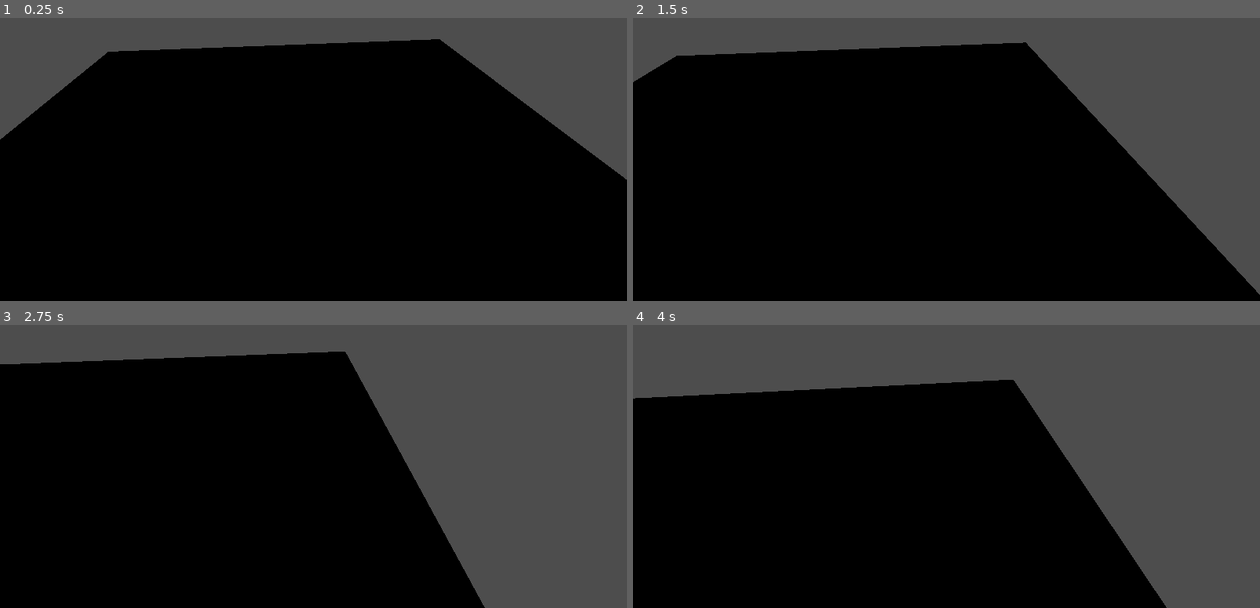
Above: before the commit, frames 1-4 (two rows, left to right).
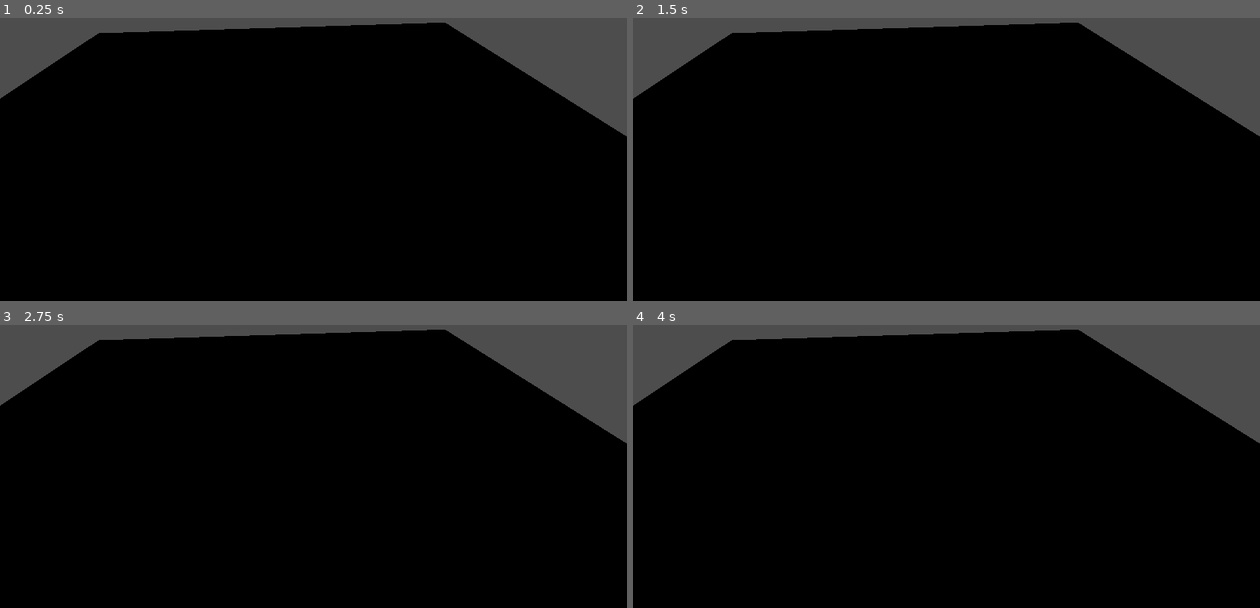
Above: after the commit, the same moments.

Repository: LBasil/baseX
Game: Godot game, scene res://node_3d.tscn
Two runs of this game, one before a commit and one after it. Both use one fixed random seed, a clock stepped at 60 frames per second and the inputs below.
Inputs:
- Up to frame 1 (0.25 s): no input
- Up to frame 2 (1.5 s): tap Enter at 0.5 s; hold Right (right) 0.53-1.28 s; hold Down (down) from 1.28 s (still down)
- Up to frame 3 (2.75 s): tap Space at 2 s; release Down (down) at 2.03 s; hold Right (right) from 2.03 s (still down)
- Up to frame 4 (4 s): release Right (right) at 2.78 s; hold Up (up) 2.78-3.53 s; hold Left (left) from 3.53 s (still down)

The runs differ from the first frame. In frame 1, 8.6% of the frame differs, in the area x 0-100%, y 1-58%; in frame 2, 17%; in frame 3, 32%; in frame 4, 32%, in the area x 0-100%, y 1-100%.

Commit message:
Start of multiplayer service

Diff:
--- /dev/null
+++ b/network_manager.gd
@@ -0,0 +1,64 @@
+extends Node
+
+const PORT = 4433
+const MAX_PLAYERS = 4
+var players = {}
+
+func _ready():
+	start_server()
+
+func start_server():
+	var peer = ENetMultiplayerPeer.new()
+	var error = peer.create_server(PORT, MAX_PLAYERS)
+	if error:
+		print("Erreur serveur : ", error)
+		return
+	multiplayer.multiplayer_peer = peer
+	multiplayer.peer_connected.connect(_on_peer_connected)
+	multiplayer.peer_disconnected.connect(_on_peer_disconnected)
+	print("Serveur démarré sur le port ", PORT)
+
+func start_client(ip):
+	var peer = ENetMultiplayerPeer.new()
+	var error = peer.create_client(ip, PORT)
+	if error:
+		print("Erreur client : ", error)
+		return
+	multiplayer.multiplayer_peer = peer
+	multiplayer.peer_connected.connect(_on_peer_connected)
+	multiplayer.peer_disconnected.connect(_on_peer_disconnected)
+	print("Client connecté à ", ip)
+	# Instancier le joueur local immédiatement
+	spawn_player(multiplayer.get_unique_id())
+
+func _on_peer_connected(id):
+	print("Joueur connecté : ", id, " sur ", "serveur" if multiplayer.is_server() else "client")
+	if multiplayer.is_server():
+		spawn_player(id)
+
+func _on_peer_disconnected(id):
+	print("Joueur déconnecté : ", id)
+	if players.has(id):
+		players[id].queue_free()
+		players.erase(id)
+
+func spawn_player(id):
+	print("Instanciation joueur ", id, " sur ", "serveur" if multiplayer.is_server() else "client")
+	var player_scene = load("res://player.tscn")
+	if player_scene == null:
+		print("Erreur : player.tscn non trouvé")
+		return
+	var player = player_scene.instantiate()
+	if player == null:
+		print("Erreur : instanciation échouée")
+		return
+	player.name = str(id)
+	player.position = Vector3(randi_range(-5, 5), 1.5, randi_range(-5, 5))
+	var root = get_tree().root.get_node("Node3D")
+	if root == null:
+		print("Erreur : Node3D non trouvé")
+		return
+	root.add_child(player)
+	print("Joueur ", id, " ajouté à la scène avec autorité ", id)
+	players[id] = player
+	player.set_multiplayer_authority(id)
--- a/node_3d.tscn
+++ b/node_3d.tscn
@@ -1,15 +1,7 @@
-[gd_scene load_steps=12 format=3 uid="uid://bo6qo3g466oxp"]
+[gd_scene load_steps=9 format=3 uid="uid://bo6qo3g466oxp"]
 
-[ext_resource type="Script" uid="uid://i7s5qmymyyqn" path="res://player.gd" id="1_a202f"]
 [ext_resource type="Script" uid="uid://daiawu8vioqft" path="res://game_camera.gd" id="1_noarx"]
-
-[sub_resource type="CapsuleShape3D" id="CapsuleShape3D_4xowi"]
-
-[sub_resource type="StandardMaterial3D" id="StandardMaterial3D_a202f"]
-albedo_color = Color(0.196078, 0, 1, 1)
-
-[sub_resource type="CapsuleMesh" id="CapsuleMesh_4xowi"]
-material = SubResource("StandardMaterial3D_a202f")
+[ext_resource type="Script" uid="uid://cc6idlhutewhj" path="res://network_manager.gd" id="2_noarx"]
 
 [sub_resource type="BoxShape3D" id="BoxShape3D_a202f"]
 size = Vector3(20, 0.1, 20)
@@ -33,23 +25,12 @@
 
 [node name="Node3D" type="Node3D"]
 
-[node name="GameCamera" type="Camera3D" parent="." node_paths=PackedStringArray("target")]
+[node name="GameCamera" type="Camera3D" parent="."]
 transform = Transform3D(0.993236, 0.0677684, -0.0942888, 0.00813019, 0.769442, 0.638665, 0.115831, -0.635112, 0.763686, 0, 5, 5)
 current = true
 fov = 70.0
 far = 100.0
 script = ExtResource("1_noarx")
-target = NodePath("../Player")
-
-[node name="Player" type="CharacterBody3D" parent="."]
-transform = Transform3D(1, 0, 0, 0, 1, 0, 0, 0, 1, 0, 1, 0)
-script = ExtResource("1_a202f")
-
-[node name="CollisionShape3D" type="CollisionShape3D" parent="Player"]
-shape = SubResource("CapsuleShape3D_4xowi")
-
-[node name="PlayerMesh" type="MeshInstance3D" parent="Player"]
-mesh = SubResource("CapsuleMesh_4xowi")
 
 [node name="Ground" type="StaticBody3D" parent="."]
 
@@ -68,3 +49,6 @@
 
 [node name="WallMesh" type="MeshInstance3D" parent="Wall"]
 mesh = SubResource("BoxMesh_noarx")
+
+[node name="NetworkManager" type="Node" parent="."]
+script = ExtResource("2_noarx")
--- a/player.gd
+++ b/player.gd
@@ -1,37 +1,56 @@
 extends CharacterBody3D
 
-# Vitesse et accélération du personnage
 @export var speed = 5.0
 @export var acceleration = 10.0
 
+# Synchroniser la position et la rotation
+@onready var sync_position = position
+@onready var sync_rotation = rotation
+
+func _ready():
+	# Définir l’autorité réseau (le client qui contrôle ce joueur)
+	if multiplayer.get_unique_id() == get_multiplayer_authority():
+		set_process(true)
+	else:
+		set_process(false)
+
 func _physics_process(delta):
-	# Obtenir les entrées (pour tester avec clavier ou joystick plus tard)
-	var input_vector = Vector2.ZERO
-	input_vector.x = Input.get_axis("left", "right")
-	input_vector.y = Input.get_axis("up", "down")
+	# Traiter les inputs seulement pour le joueur local
+	if multiplayer.get_unique_id() == get_multiplayer_authority():
+		var input_vector = Vector2.ZERO
+		input_vector.x = Input.get_axis("left", "right")
+		input_vector.y = Input.get_axis("up", "down")
 
-	# Normaliser pour éviter une vitesse excessive en diagonale
-	if input_vector.length() > 1.0:
-		input_vector = input_vector.normalized()
+		if input_vector.length() > 1.0:
+			input_vector = input_vector.normalized()
 
-	# Convertir l'entrée 2D en mouvement 3D
-	var direction = Vector3(input_vector.x, 0, input_vector.y).normalized()
+		var direction = Vector3(input_vector.x, 0, input_vector.y).normalized()
 
-	# Appliquer le mouvement
-	if direction:
-		velocity.x = lerp(velocity.x, direction.x * speed, acceleration * delta)
-		velocity.z = lerp(velocity.z, direction.z * speed, acceleration * delta)
-		# Faire pivoter le personnage dans la direction du mouvement
-		if velocity.length() > 0.1:
-			rotation.y = lerp_angle(rotation.y, atan2(velocity.x, velocity.z), 10.0 * delta)
-	else:
-		# Ralentir quand il n'y a pas d'entrée
-		velocity.x = lerp(velocity.x, 0.0, acceleration * delta)
-		velocity.z = lerp(velocity.z, 0.0, acceleration * delta)
+		if direction:
+			velocity.x = lerp(velocity.x, direction.x * speed, acceleration * delta)
+			velocity.z = lerp(velocity.z, direction.z * speed, acceleration * delta)
+			if velocity.length() > 0.1:
+				rotation.y = lerp_angle(rotation.y, atan2(velocity.x, velocity.z), 10.0 * delta)
+		else:
+			velocity.x = lerp(velocity.x, 0.0, acceleration * delta)
+			velocity.z = lerp(velocity.z, 0.0, acceleration * delta)
 
-	# Appliquer la gravité
-	if not is_on_floor():
-		velocity.y -= 9.8 * delta
+		if not is_on_floor():
+			velocity.y -= 9.8 * delta
 
-	# Déplacer le personnage
-	move_and_slide()
+		move_and_slide()
+
+		# Mettre à jour les variables synchronisées
+		sync_position = position
+		sync_rotation = rotation
+		# Envoyer au serveur
+		rpc("update_position", sync_position, sync_rotation)
+
+# RPC pour synchroniser la position et la rotation
+@rpc("any_peer", "call_remote")
+func update_position(pos, rot):
+	if multiplayer.get_unique_id() != get_multiplayer_authority():
+		sync_position = pos
+		sync_rotation = rot
+		position = sync_position
+		rotation = sync_rotation
--- /dev/null
+++ b/player.tscn
@@ -0,0 +1,20 @@
+[gd_scene load_steps=5 format=3 uid="uid://b0g2b2am3e503"]
+
+[ext_resource type="Script" uid="uid://i7s5qmymyyqn" path="res://player.gd" id="1_4flbx"]
+
+[sub_resource type="CapsuleShape3D" id="CapsuleShape3D_4xowi"]
+
+[sub_resource type="StandardMaterial3D" id="StandardMaterial3D_a202f"]
+albedo_color = Color(0.196078, 0, 1, 1)
+
+[sub_resource type="CapsuleMesh" id="CapsuleMesh_4xowi"]
+material = SubResource("StandardMaterial3D_a202f")
+
+[node name="Player" type="CharacterBody3D"]
+script = ExtResource("1_4flbx")
+
+[node name="CollisionShape3D" type="CollisionShape3D" parent="."]
+shape = SubResource("CapsuleShape3D_4xowi")
+
+[node name="PlayerMesh" type="MeshInstance3D" parent="."]
+mesh = SubResource("CapsuleMesh_4xowi")
Not shown, added: network_manager.gd.uid
